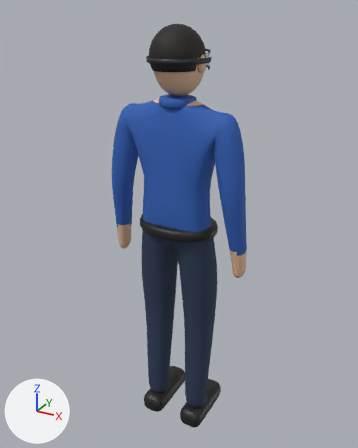
A saved change to the glTF model public/assets/models/character.glb.
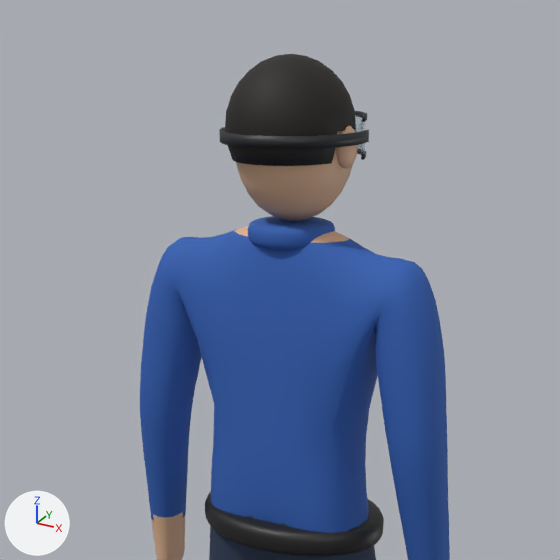
Old and new are each drawn whole from a camera (50 mm lens) standing at (0.898, -1.626, 1.791) and looking at (-0.02, 0.042, 0.956) and again close up on the part from 14% to 82% of the width and 0% to 54% of the height. Every picture has the same lights, and +X, +Y and +Z are marked at lower left. The older version's two pictures come first. Vertices at exactly the same position are counted once.

In view in the first close-up: 'Body', 'Goggles'.
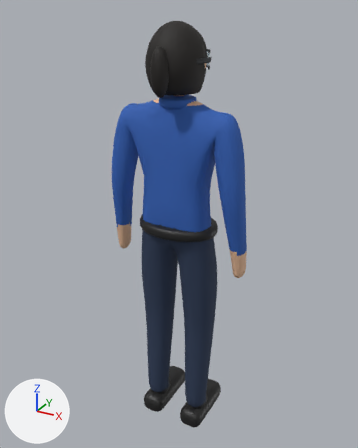
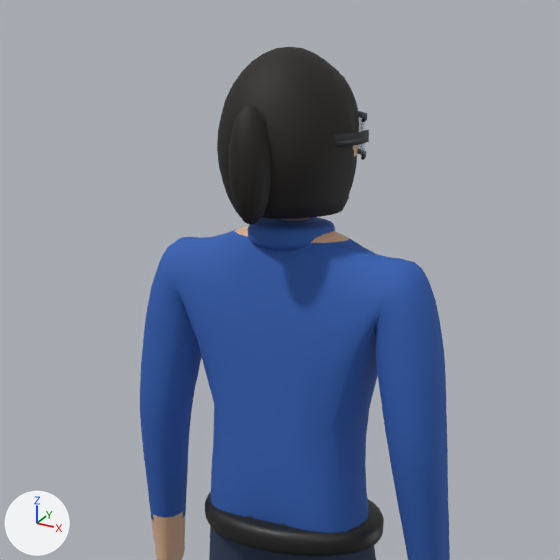
The change, as a list of edits to the scene's bpy script:
```text
Change me_bodyskel:
    used by ob_body; location = (0.0, 0.0, 0.0)
    remove me_bodyskel.from_pydata(...)  # 4410 vertices, 8772 faces; spans x -0.3..0.3, y -0.12..0.19, z 0.0..1.74
    add me_bodyskel.from_pydata(...)  # 4010 vertices, 7976 faces; spans x -0.3..0.3, y -0.12..0.19, z 0.0..1.72
    me_bodyskel part 1: 1 vertex moved within x -0.03, y 0.1, z 1.63; 400 vertices removed from x -0.1..0.1, y -0.12..0.1, z 1.58..1.74
    remove me_bodyskel.materials.append(mat_hair)  # black #1e1a17
Add me_sphere_009:
    me_sphere_009.from_pydata(...)  # 1004 vertices, 1996 faces; spans x -0.1..0.1, y -0.162..0.106, z 1.5..1.739
    me_sphere_009.materials.append(mat_hair)  # black #1e1a17
Add me_sphere_007:
    me_sphere_007.from_pydata(...)  # 666 vertices, 1328 faces; spans x -0.1..0.1, y -0.116..0.114, z 1.579..1.738
    me_sphere_007.materials.append(mat_hair)  # black #1e1a17
Add me_sphere_008:
    me_sphere_008.from_pydata(...)  # 686 vertices, 1368 faces; spans x -0.108..0.108, y -0.13..0.103, z 1.507..1.745
    me_sphere_008.materials.append(mat_hair)  # black #1e1a17
Add ob_hair_tied:
    ob_hair_tied = bpy.data.objects.new('Hair_Tied', me_sphere_009)
    ob_hair_tied.location = (0.0, 0.0, 0.0)
Add ob_hair_fringe:
    ob_hair_fringe = bpy.data.objects.new('Hair_Fringe', me_sphere_007)
    ob_hair_fringe.location = (0.0, 0.0, 0.0)
Add ob_hair_bob:
    ob_hair_bob = bpy.data.objects.new('Hair_Bob', me_sphere_008)
    ob_hair_bob.location = (0.0, 0.0, 0.0)
```

What differs and where, as boxes (x1, y1, x2, y2) in the close-ups (560 x 560 px):
'Hair_Bob', added (black): after (217, 47, 357, 219)
'Hair_Tied', added (black): after (229, 77, 345, 225)
'Hair_Fringe', added: after (330, 64, 359, 132)
part 1 of me_bodyskel, built on (black): before (225, 54, 356, 166)
'Goggles', unchanged, covered by the edit: before (219, 111, 369, 160); after (334, 111, 369, 160)
